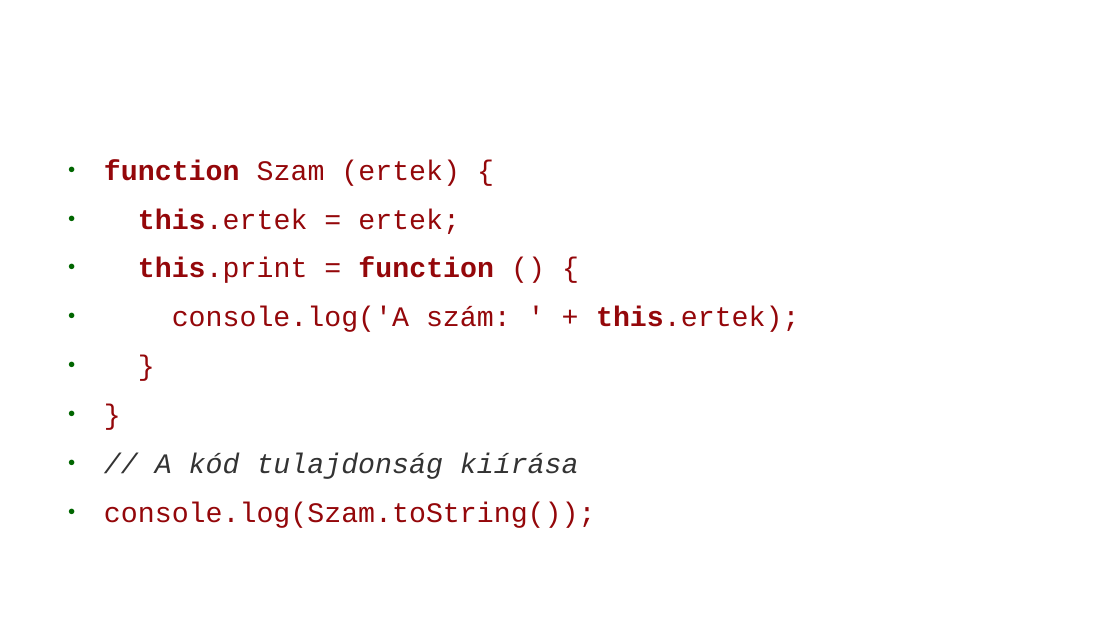
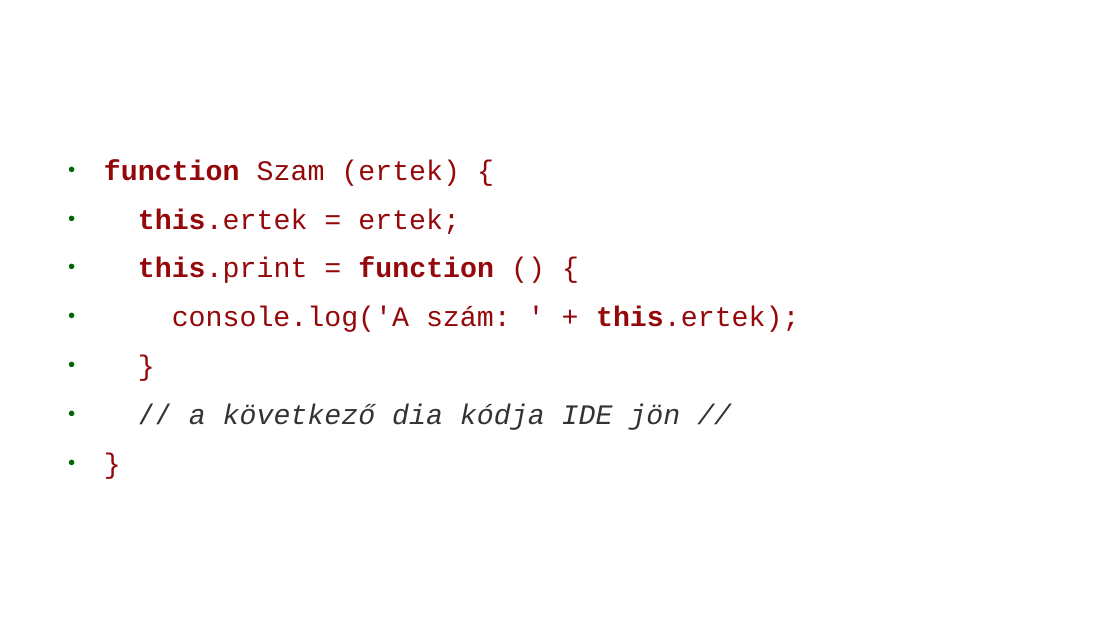
Before and after one commit to webandras/google_earth_engine_kutatas, a slide deck: slide 27 of google_earth_engine_gulacsi_andras_2018.odp (slide 29 before the commit). Drawn at 1120x630 pixels with LibreOffice and Linux fonts; fonts in the diff are those of the drawing; background and template pictures are left out. Boxes give left, top, right and bottom in pixels: in the first picture for what was removed or moved away, otherwise in the second. Text is boxed around its words. In the diff, an @@ line names an element or a change of style, - is before the commit and + after.

```diff
--- a/google_earth_engine_gulacsi_andras_2018.odp
+++ b/google_earth_engine_gulacsi_andras_2018.odp
@@ text at <box>189,404,680,430</box>: paragraph added @@
+● // a következő dia kódja IDE jön //
@@ text at <box>104,453,596,528</box>: paragraphs removed @@
-● // A kód tulajdonság kiírása
-● console.log(Szam.toString());
```
Also in this commit, not shown: 29 other slides changed, 24 slides added, 3 slides removed, 16 other files.
